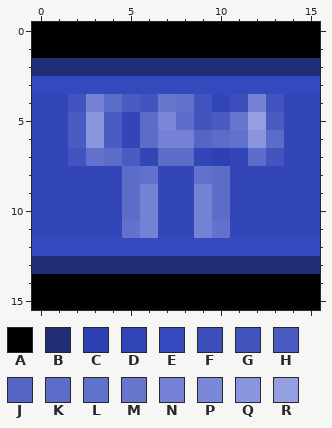
Two versions of one pixel-art sprite, macOS/E64-II/E64-II/Assets.xcassets/AppIcon.appiconset/Icon_16x16.png. The picture above was drawn from the file before the commit.
The file is 16x16 pixels. Colours within 5 levels of each other are drawn and written as one.
Palette (. is transparent): A #000000  B #212d74  C #2d40b4  D #3346b7  E #3549be  F #3c4ebb  G #4254be  H #4a5bc1  J #5565c6  K #5c6cc9  L #6271cc  M #6877ce  N #7481d4  P #7b88d7  Q #8996dd  R #949ee1
Pixels before, first column x 0:
 0 AAAAAAAAAAAAAAAA
 1 AAAAAAAAAAAAAAAA
 2 BBBBBBBBBBBBBBBB
 3 EEEEEEEEEEEEEEEE
 4 DDGNKHGMLGDFNGDD
 5 DDHQHDKPKGHMRHDD
 6 DDHQHDKNNJKLQKDD
 7 DDGLKHDKKDCDKGDD
 8 DDDDDKLDDLKDDDDD
 9 DDDDDKNDDNKDDDDD
10 DDDDDKNDDNKDDDDD
11 DDDDDLNDDNLDDDDD
12 EEEEEEEEEEEEEEEE
13 BBBBBBBBBBBBBBBB
14 AAAAAAAAAAAAAAAA
15 AAAAAAAAAAAAAAAA
The same view after the edit:
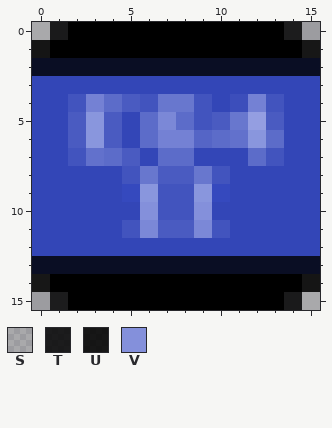
Colours new in this view: S #0000002d  T #000000dc  U #000000e3  V #8490db
Log entry: new icon / edit char color in monitor
Diff:
Colour B changes from #212d74 to #0a0e24.
The author changed colour C to colour D in row 7 at x 10.
The author changed colour E to colour D in row 3 at x 0 to 15; in row 12 at x 0 to 15.
The author changed colour K to colour D in row 10 at x 5 and 10.
The author changed colour K to colour E in row 9 at x 5 and 10.
The author changed colour D to colour G in rows 9 to 10 at x 7 to 8.
The author changed colour K to colour G in row 8 at x 5 and 10.
The author changed colour L to colour G in row 11 at x 5 and 10.
The author changed colour D to colour H in row 8 at x 7 to 8; in row 11 at x 7 to 8.
The author changed colour L to colour M in row 4 at x 8; in row 8 at x 6 and 9.
The author changed colour N to colour P in row 11 at x 6 and 9.
The author changed colour N to colour Q in row 9 at x 6 and 9.
The author changed colour A to colour S in row 0 at x 0 and 15; in row 15 at x 0 and 15.
The author changed colour A to colour T in row 0 at x 1 and 14; in row 15 at x 1 and 14.
The author changed colour A to colour U in row 1 at x 0 and 15; in row 14 at x 0 and 15.
The author changed colour N to colour V in row 10 at x 6 and 9.
Where, in picture pixels (left, top, right, bottom), the same in both pictures:
changed: (32, 22, 320, 310)
